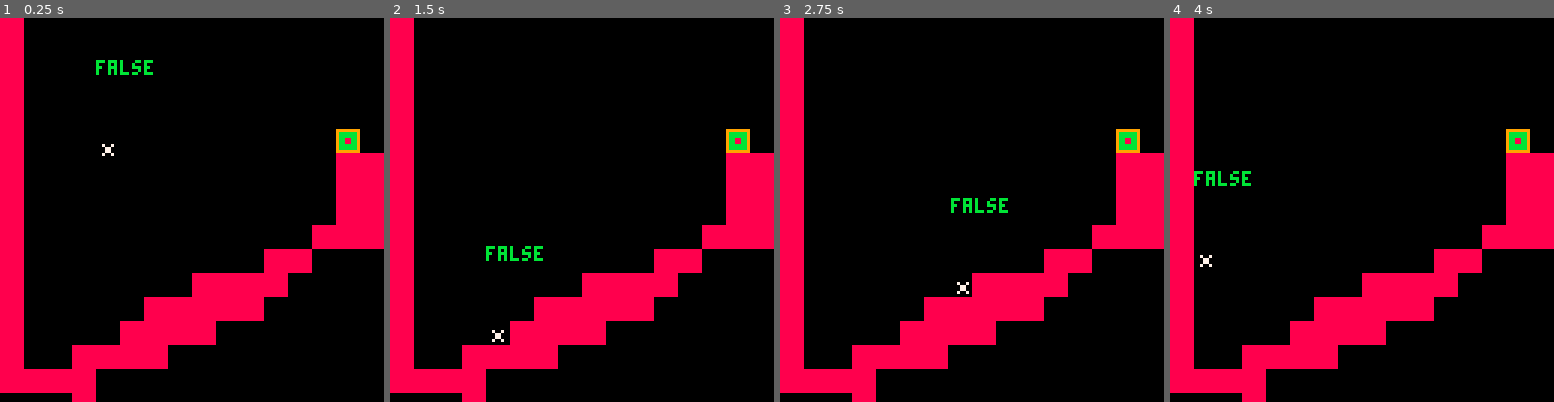
Above: before the commit, frames 1-4 (left to right).
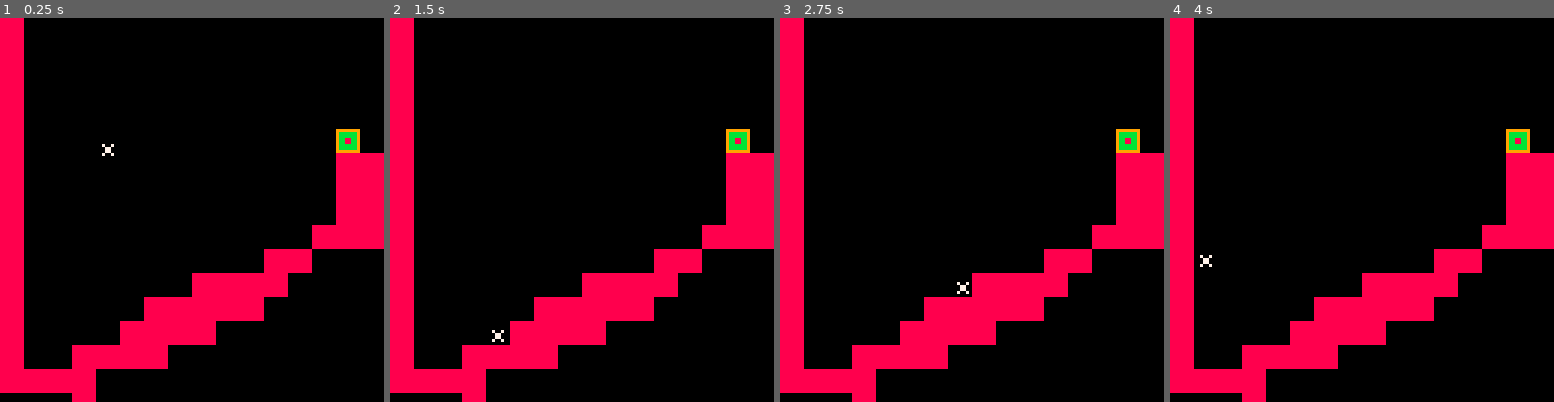
Above: after the commit, the same moments.

Repository: pratik2709/anotherPlatformer
Game: PICO-8 cartridge player.p8
Same seed, same stepped clock (60 frames per second), same inputs: the game is played once before the commit and once after it.
Inputs:
- Up to frame 1 (0.25 s): no input
- Up to frame 2 (1.5 s): tap O (Z key) at 0.7 s
- Up to frame 3 (2.75 s): hold Right 1.6-2.1 s; tap O (Z key) at 1.7, 2.1, 2.5 s; hold Right from 2.47 s (still down)
- Up to frame 4 (4 s): tap O (Z key) at 2.9, 3.3, 3.7 s; release Right at 3.03 s; hold Left 3.08-3.58 s; hold Down 3.63-3.97 s

The runs differ from the first frame. In frame 1, 0.3% of the frame differs, in the area x 25-40%, y 10-15%; in frame 2, 0.3%; in frame 3, 0.3%; in frame 4, 0.3%.

Commit message:
cleanups and fixes

Diff:
--- a/player.p8
+++ b/player.p8
@@ -9,26 +9,7 @@
 cam = {}
 function draw_debug()
  -- do something
- -- steps=abs(player1.dy*globals.dt)
- -- for i=0,steps do
- --   local d=min(1,steps-i)
- --   if collide(player1,0,sgn(player1.dy)*d) then
- --   else
- --     --code for ledges
- --     if player1.dy > 0 and not hitjump then
- --       -- check left and right
- --       print("t1",player1:getx(),(player1.y-mapheight)-20,11)
- --       for j=-1,1,2 do
- --         if not collide(player1, j, -1, true) then
- --           print("first par",player1:getx(),(player1.y-mapheight)-30,11)
- --           if collide(player1,j,0, true) then
-             print(player1.hanging,player1:getx(),(player1.y-mapheight)-10,11)
- --           end
- --         end
- --       end
- --     end
- --   end
- -- end
+ -- print(player1.hanging,player1:getx(),(player1.y-mapheight)-10,11)
 end
 
 function cam:new(mapwidth, mapheight)
@@ -63,8 +44,8 @@
  end
 
 --right-most bound for x
- if self.x>(self.mapwidth-16)*8 then
-   self.x = (self.mapwidth-16)*8
+ if self.x>(self.mapwidth-16)*16 then
+   self.x = (self.mapwidth-16)*16
  end
 
  if self.y>(self.mapheight+19) then
@@ -84,7 +65,7 @@
 end
 
 function _init()
- mapwidth = 64
+ mapwidth = 100
  mapheight = 16
  mycam = cam:new(mapwidth, mapheight)
  player1 = player:new(32,72)
@@ -104,7 +85,7 @@
  player1:draw()
 
  --draw in layers
- map(0,0,0,0,24,64)
+ map(0,0,0,0,128,128)
  draw_debug()
 
 end
